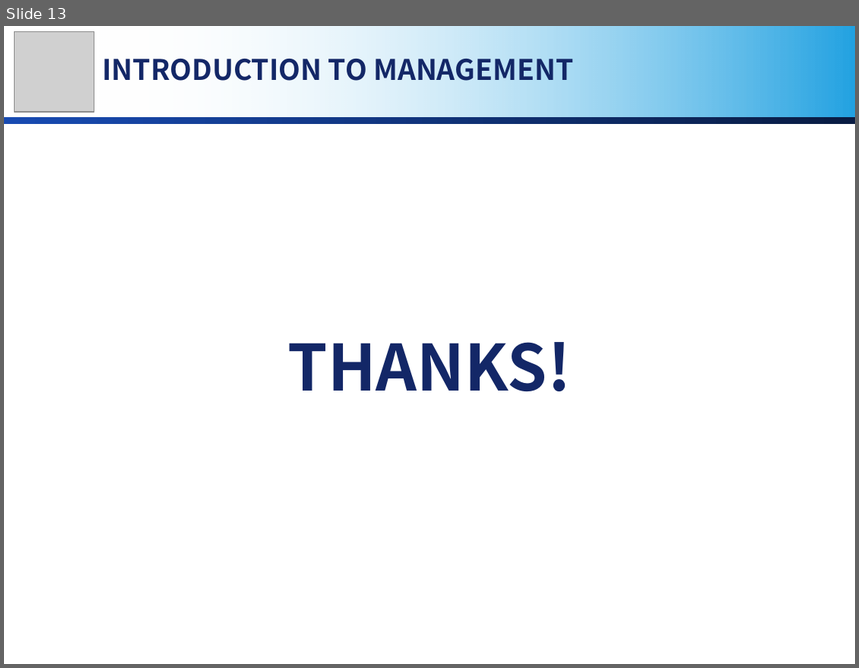
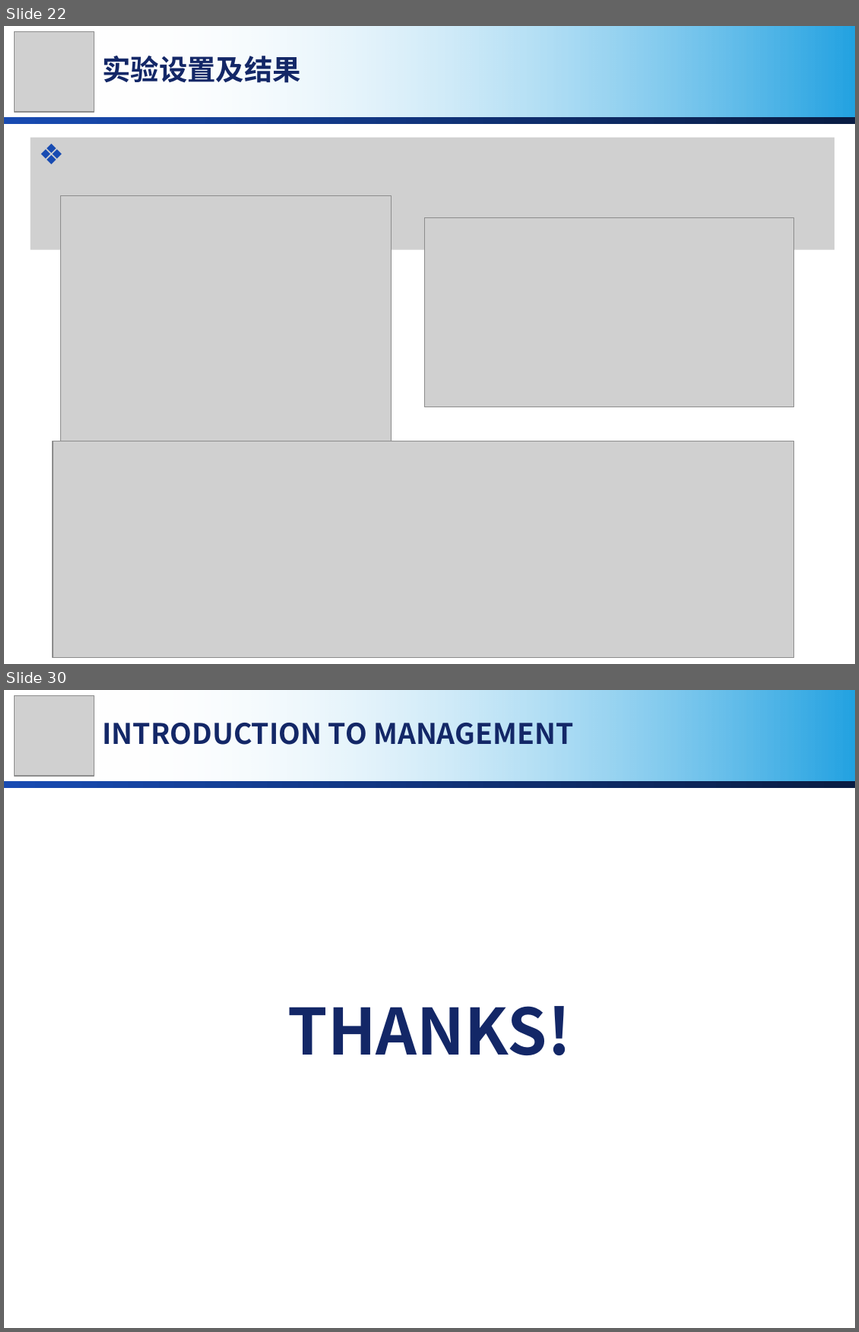
Before and after one commit to MirrichWangD/MUST, a slide deck: 管理學導論/presentation.pptx. Shown one above the other, each under a label of ours: slide 13 before the commit, slides 22 and 30 after it; the slides between them are not shown. The pictures are 859x668 and 859x1332 pixels, drawn with LibreOffice and Linux fonts; fonts in the diff are those of the drawing; grey boxes stand for pictures; background and template pictures are left out. Boxes give left, top, right and bottom in pixels: in the first picture for what was removed or moved away, otherwise in the second. Text is boxed around its words. In the diff, an @@ line names an element or a change of style, - is before the commit and + after.

```diff
--- a/管理學導論/presentation.pptx
+++ b/管理學導論/presentation.pptx
@@ slide 22 added at (4, 26, 855, 664), background #FFFFFF; not listed: 2 template elements that a slide beside it also shows @@
@@ picture added at (14, 31, 94, 111) @@
@@ text added at (103, 56, 301, 83), 24 pt, text #132767, bold @@
+实验设置及结果
@@ picture added at (31, 138, 835, 250) @@
@@ picture added at (61, 196, 392, 442) @@
@@ picture added at (424, 218, 794, 407) @@
@@ picture added at (53, 442, 794, 658) @@
@@ what was slide 13 is now slide 30 @@
```
Also in this commit, not shown: 9 slides changed, 16 other slides added.
